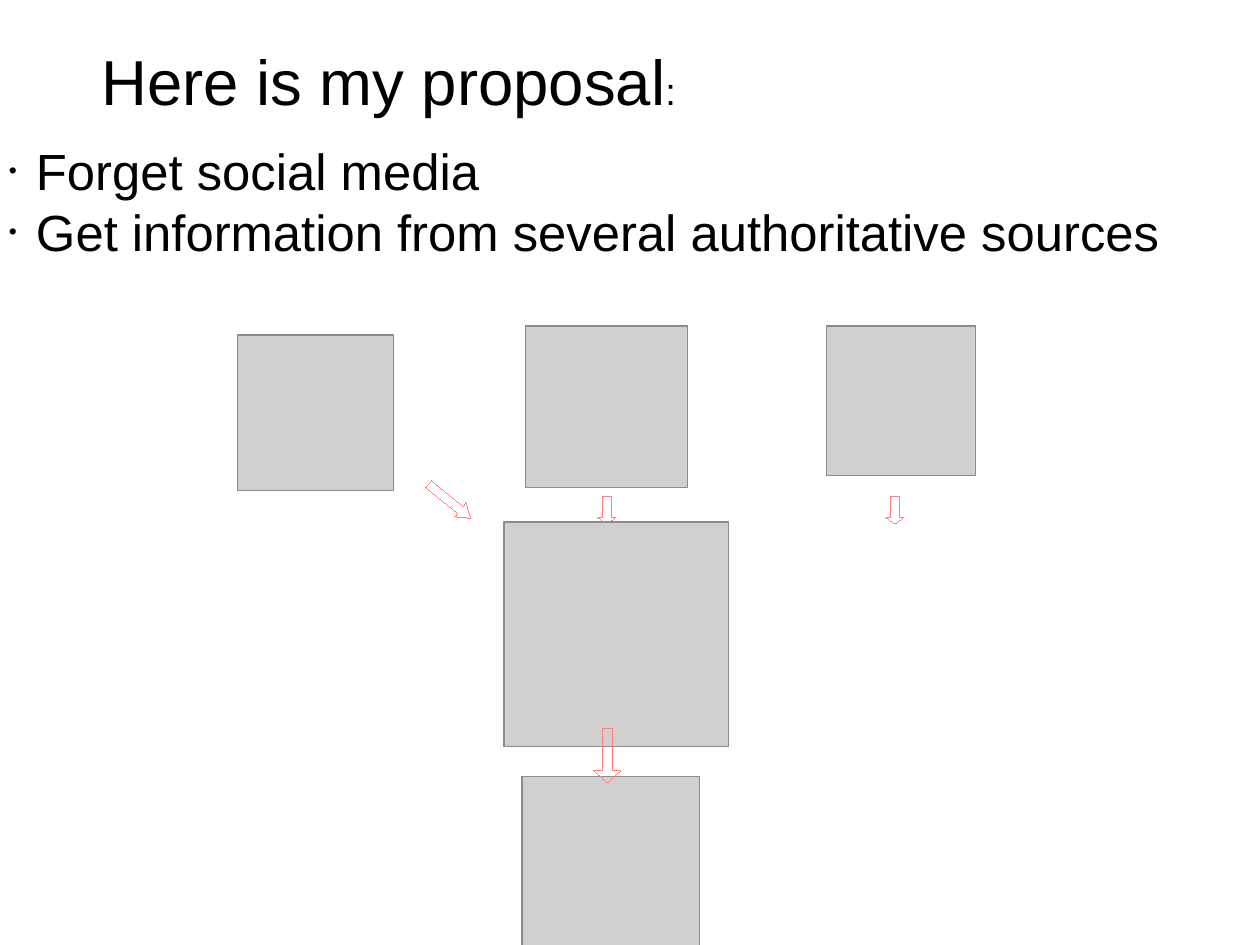
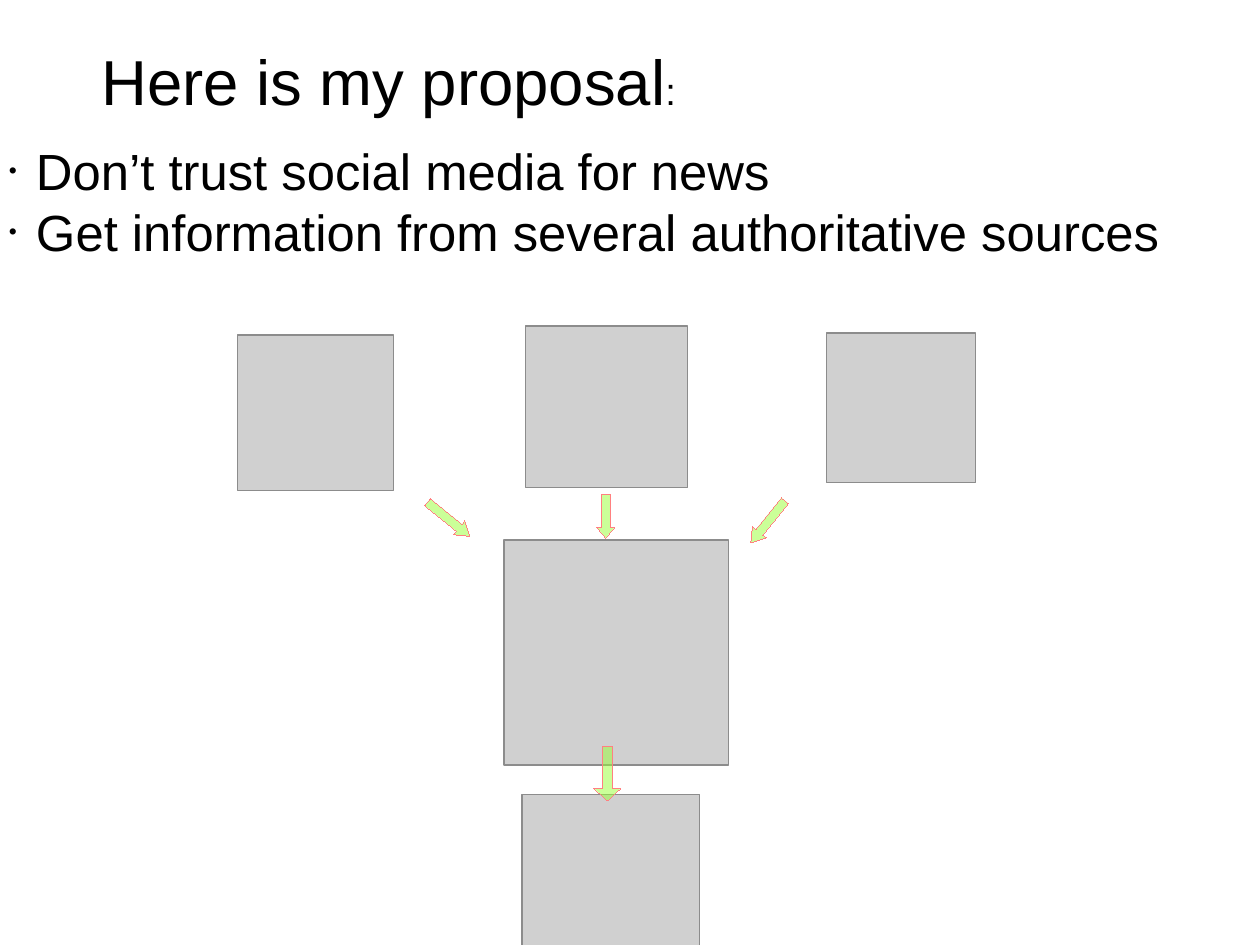
Before and after one commit to diegoami/newscollection, a slide deck: slide 3 of docs/Technical_NLP_6.odp. Drawn at 1260x945 pixels with LibreOffice and Linux fonts; fonts in the diff are those of the drawing; grey boxes stand for pictures. Boxes give left, top, right and bottom in pixels: in the first picture for what was removed or moved away, otherwise in the second. Text is boxed around its words. In the diff, an @@ line names an element or a change of style, - is before the commit and + after.

```diff
--- a/docs/Technical_NLP_6.odp
+++ b/docs/Technical_NLP_6.odp
@@ subtitle at [36,153,770,191]: text changed @@
-• Forget social media
+• Don’t trust social media for news
@@ picture: place and size @@
-picture at [827,326,976,476]
+picture at [827,333,976,483]
@@ down arrow: place and size @@
-down arrow at [423,478,478,526]
+down arrow at [422,495,476,543]
@@ down arrow at [422,495,476,543]: fill none to #99FF33 at 50% opacity @@
@@ down arrow: place and size @@
-down arrow at [598,497,616,525]
+down arrow at [597,495,615,539]
@@ down arrow at [597,495,615,539]: fill none to #99FF33 at 50% opacity; proportions changed @@
@@ down arrow at [744,495,792,549]: fill none to #99FF33 at 50% opacity; proportions changed; rotation 0 to 39 degrees @@
@@ 2 pictures, 1 down arrow: place and size @@
-2 pictures, 1 down arrow at [504,523,729,945]
+2 pictures, 1 down arrow at [504,541,729,945]
@@ down arrow at [595,748,622,802]: fill none to #99FF33 at 50% opacity @@
```
Also in this commit, not shown: 8 other slides changed, 15 other files.
